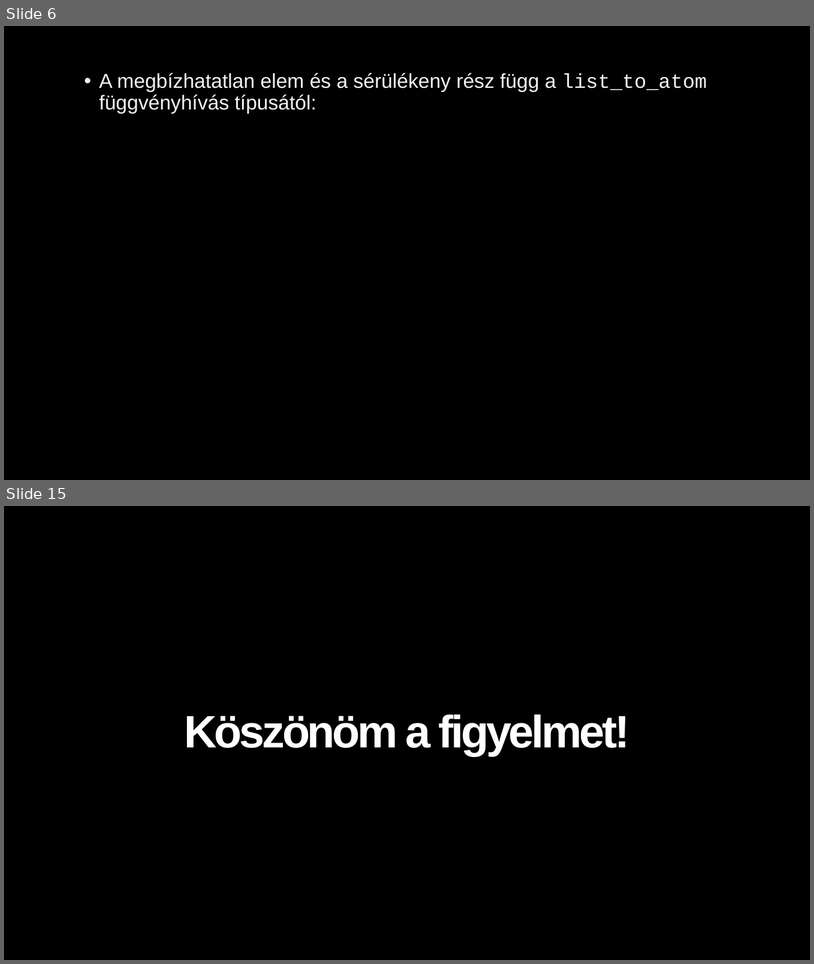
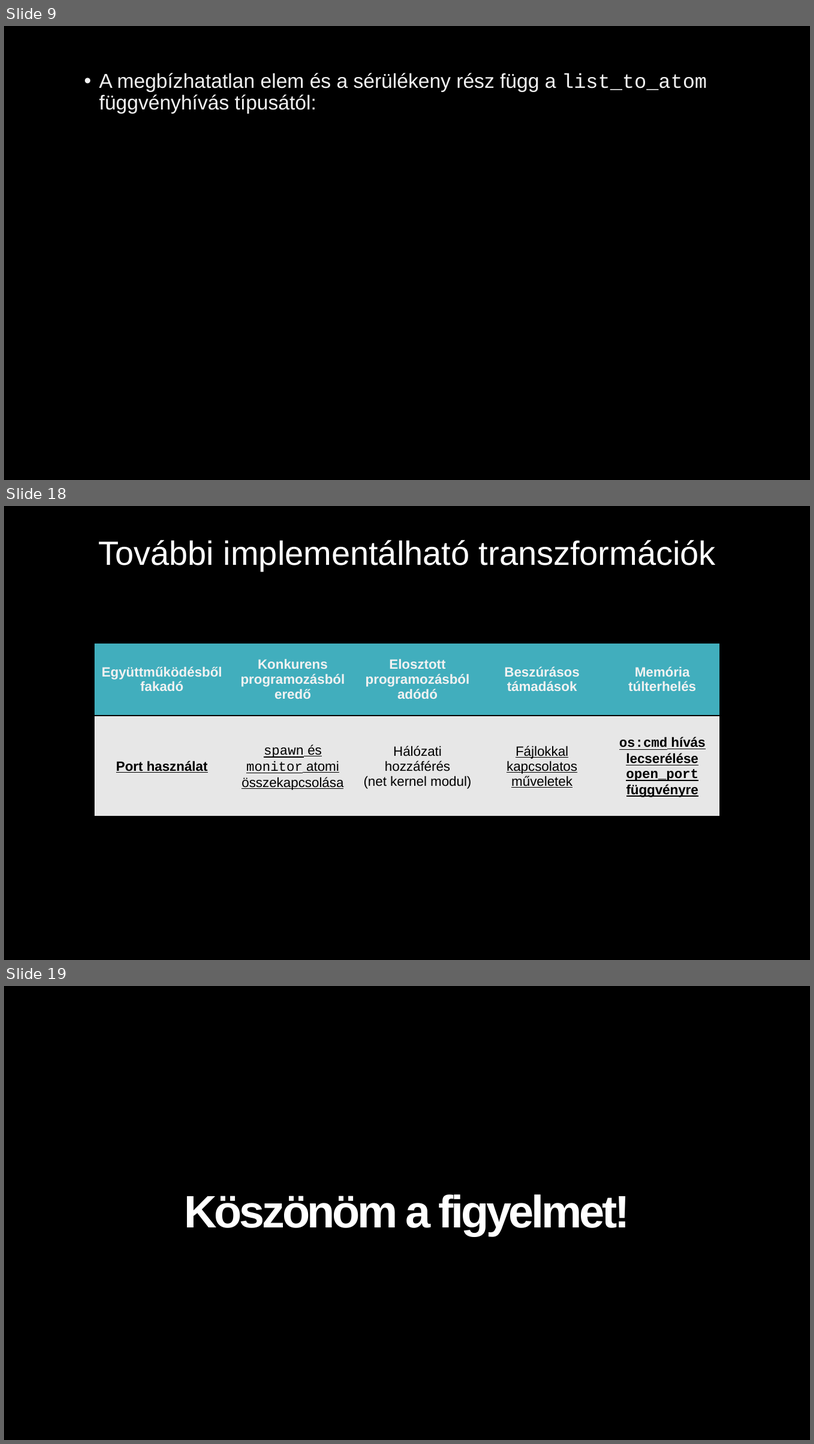
Before and after one commit to juhasznellee/msc_szakdoga, a slide deck: diplomamunka.pptx. Shown one above the other, each under a label of ours: slides 6 and 15 before the commit, slides 9, 18 and 19 after it; the slides between them are not shown. The pictures are 814x964 and 814x1444 pixels, drawn with LibreOffice and Linux fonts; fonts in the diff are those of the drawing; background and template pictures are left out. Boxes give left, top, right and bottom in pixels: in the first picture for what was removed or moved away, otherwise in the second. Text is boxed around its words. In the diff, an @@ line names an element or a change of style, - is before the commit and + after.

```diff
--- a/diplomamunka.pptx
+++ b/diplomamunka.pptx
@@ slide 18 added at [4, 506, 810, 960], background picture (left out) @@
@@ text added at [98, 540, 716, 571], 40 pt, text #FFFFFF @@
+További implementálható transzformációk
@@ table added at [95, 643, 720, 816], 2 rows, 5 columns @@
+Együttműködésből fakadó | Konkurens programozásból eredő | Elosztott programozásból adódó | Beszúrásos támadások | Memória túlterhelés
+Port használat | spawn és monitor atomi összekapcsolása | Hálózati hozzáférés / (net kernel modul) | Fájlokkal kapcsolatos műveletek | os:cmd hívás lecserélése open_port függvényre
@@ what was slide 6 is now slide 9 @@
@@ what was slide 15 is now slide 19 @@
```
Also in this commit, not shown: 11 slides changed, 4 other slides added, 2 slides removed.
